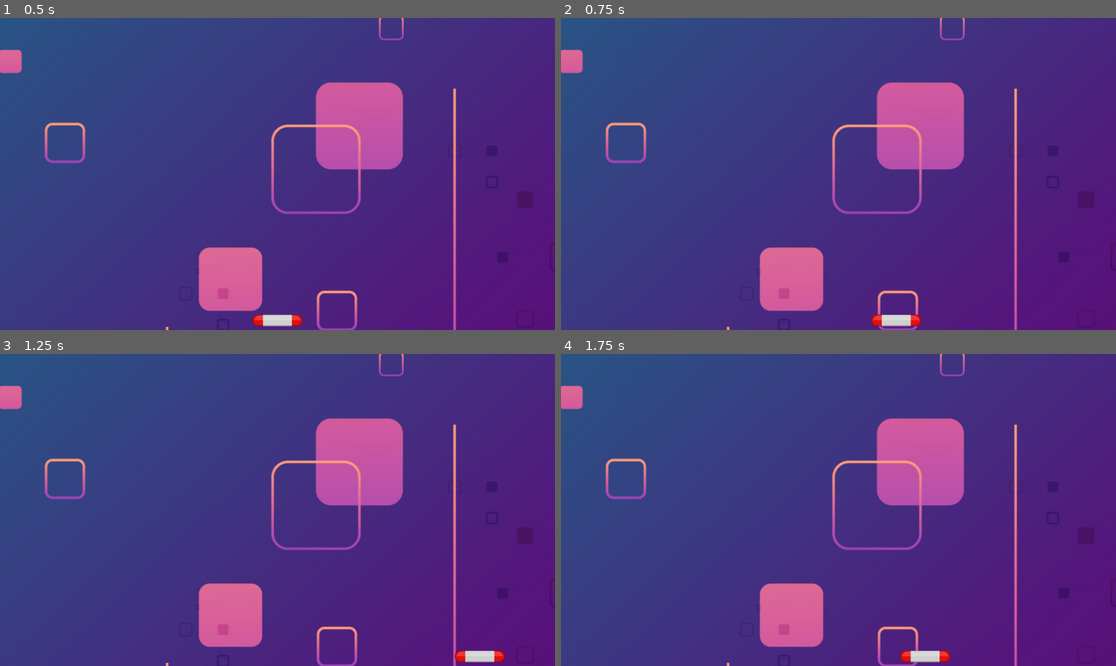
Above: before the commit, frames 1-4 (two rows, left to right).
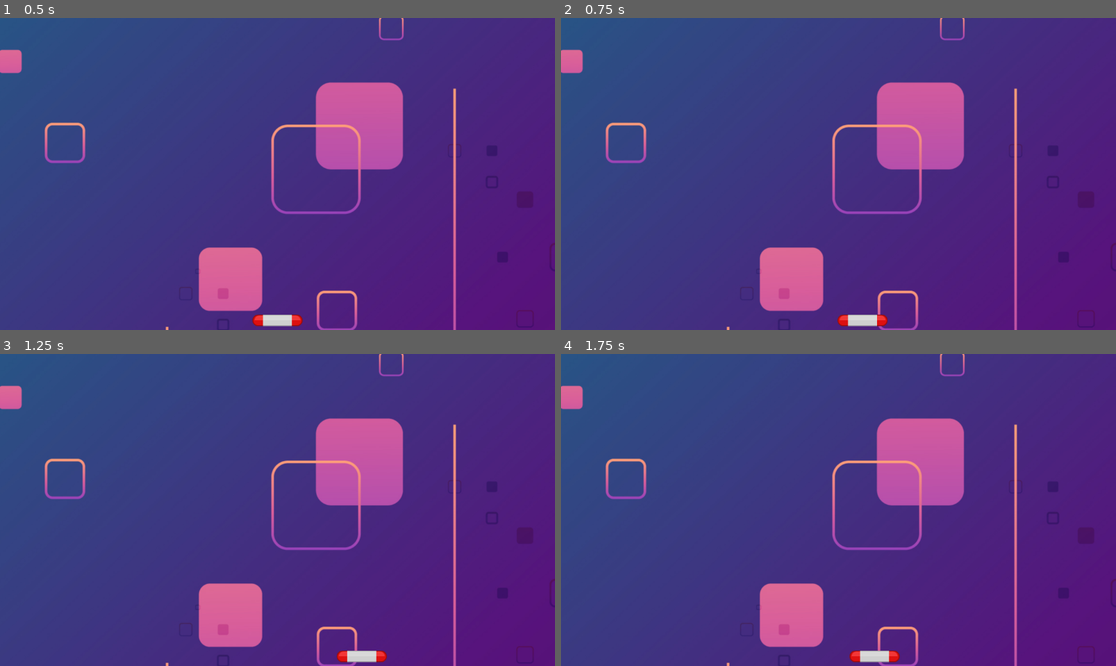
Above: after the commit, the same moments.

Repository: akj-07/BrickBreaker
Game: Godot game, scene res://Background/background.tscn
The game is run twice, just before and just after one commit, with the same random seed, the same clock (stepped at 60 frames per second) and the same inputs.
Inputs:
- Up to frame 1 (0.5 s): no input
- Up to frame 2 (0.75 s): tap Enter at 0.5 s; hold Right (move_right) from 0.53 s (still down)
- Up to frame 3 (1.25 s): keep holding Right (move_right)
- Up to frame 4 (1.75 s): release Right (move_right) at 1.28 s; hold Left (move_left) from 1.28 s (still down)

Frame 1 is identical in both runs. In frame 2, 0.5% of the frame differs, in the area x 49-65%, y 95-99%; in frame 3, 0.7%; in frame 4, 0.7%, in the area x 51-71%, y 95-99%.

Commit message:
feat: Added paddle to the game scene

Diff:
--- a/Background/game.gd
+++ b/Background/game.gd
@@ -5,8 +5,8 @@
 var paddle = 0
 
 func _ready() -> void:
+	var screen_size = get_viewport().get_visible_rect().size
 	paddle = paddle_scene.instantiate()
-	var screen_size = get_viewport().get_visible_rect().size
 	print(screen_size)
 	add_child(paddle)
 
@@ -14,14 +14,20 @@
 	paddle.position.y = screen_size.y - 20
 
 func _physics_process(delta: float) -> void:
-	var speed = 10
+	var speed = 500
 	var dir = 0
 	#print("moving...")
 	if Input.is_action_pressed("move_left"):
 		#print("Moving left..")
-		dir -=1
+		dir -=.5
 	if Input.is_action_pressed("move_right"):
-		dir +=1
+		dir +=.5
 
-	velocity = speed * dir
+	velocity = speed * dir * delta
+
 	paddle.position.x += velocity
+
+	var screen_width = get_viewport().get_visible_rect().size.x
+
+	# Clamp keeps paddle inside screen
+	paddle.position.x = clamp(paddle.position.x, 50, screen_width - 50)
Not shown: 2 places in Ball/ball.tscn that only renumber resources
Not shown, changed: Background/.DS_Store
